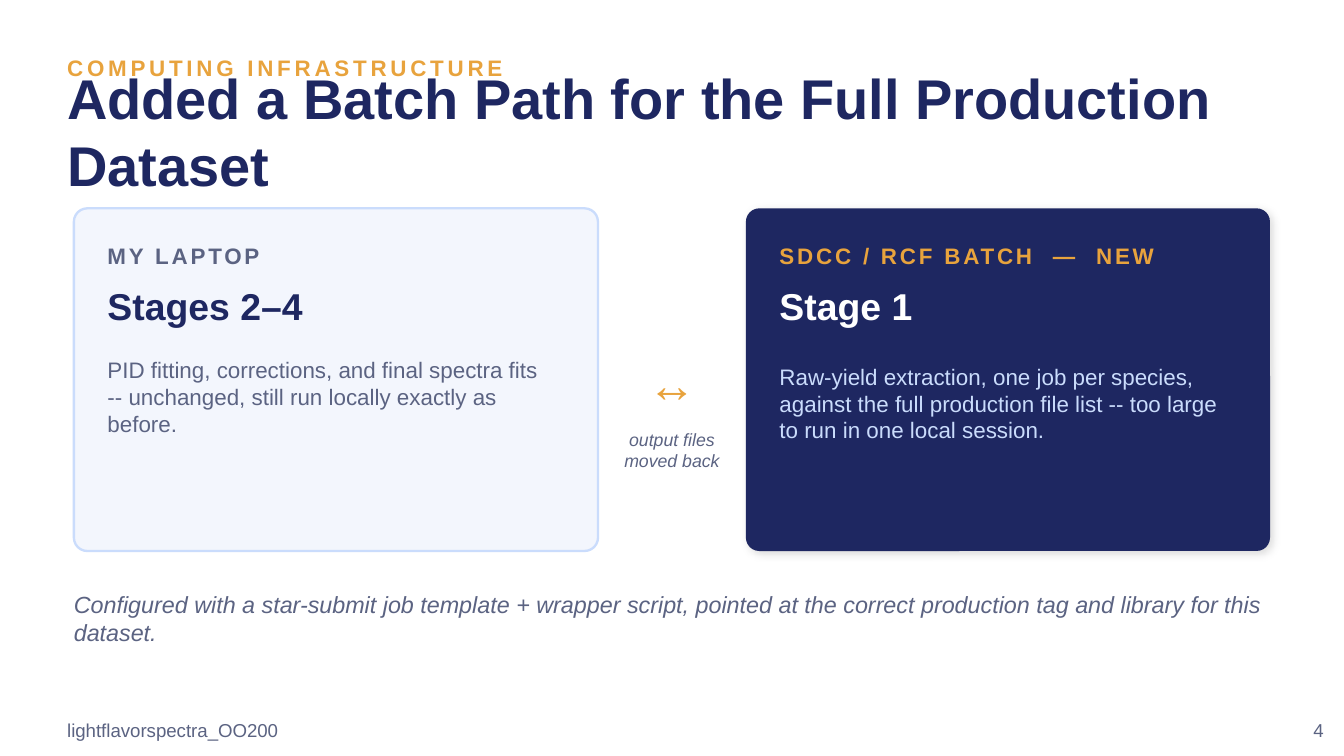
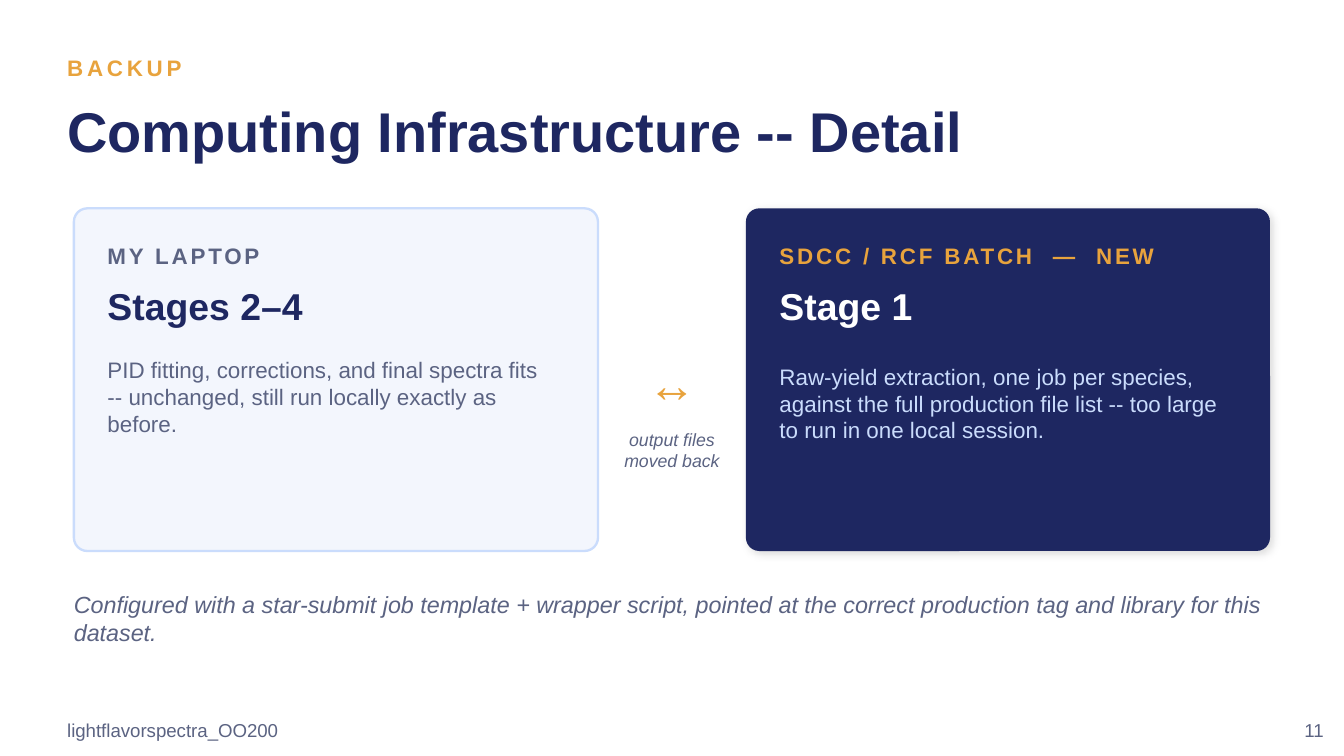
Before and after one commit to liggett2820/lightflavorspectra_OO200, a slide deck: slide 11 of docs/lightflavorspectra_OO200_Status_Update.pptx (slide 4 before the commit). Drawn at 1344x756 pixels with LibreOffice and Linux fonts; fonts in the diff are those of the drawing. Boxes give left, top, right and bottom in pixels: in the first picture for what was removed or moved away, otherwise in the second. Text is boxed around its words. In the diff, an @@ line names an element or a change of style, - is before the commit and + after.

Commit message:
Simplify main slides for a general audience; move technical detail to backup slides

```diff
--- a/docs/lightflavorspectra_OO200_Status_Update.pptx
+++ b/docs/lightflavorspectra_OO200_Status_Update.pptx
@@ text at (x1=67, y1=60, x2=181, y2=76): text changed @@
-COMPUTING INFRASTRUCTURE
+BACKUP
@@ text at (x1=67, y1=111, x2=962, y2=162): text changed @@
-Added a Batch Path for the Full Production Dataset
+Computing Infrastructure -- Detail
@@ text at (x1=1304, y1=724, x2=1323, y2=737): text changed @@
-4
+11
```
Also in this commit, not shown: 3 other slides changed, 4 slides added.
